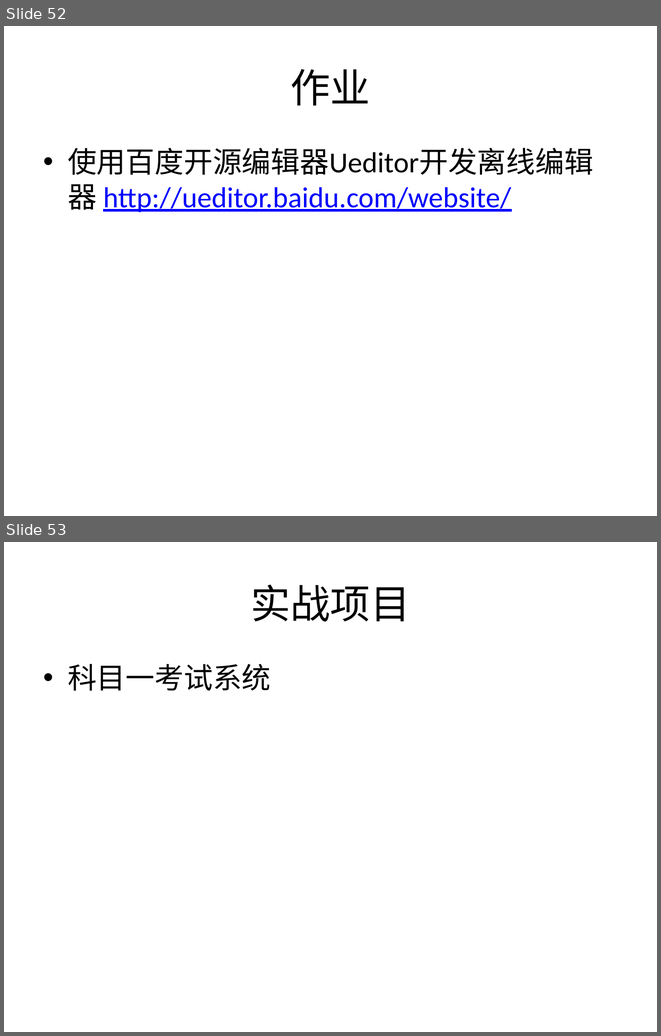
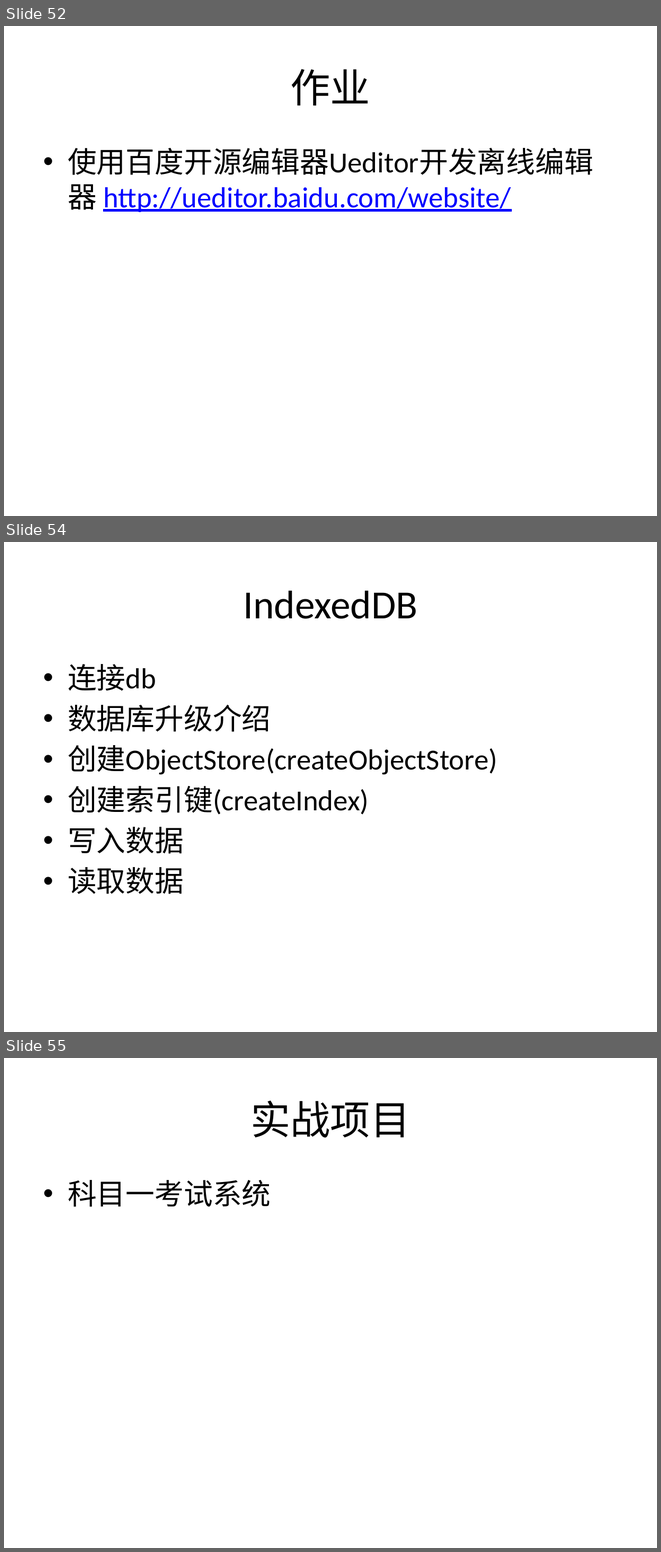
Before and after one commit to plter/HTML5Course20160612, a slide deck: Web前端教学记录.pptx. Shown one above the other, each under a label of ours: slides 52 and 53 before the commit, slides 52, 54 and 55 after it; the slides between them are not shown. The pictures are 661x1036 and 661x1552 pixels, drawn with LibreOffice and Linux fonts; fonts in the diff are those of the drawing. Boxes give left, top, right and bottom in pixels: in the first picture for what was removed or moved away, otherwise in the second. Text is boxed around its words. In the diff, an @@ line names an element or a change of style, - is before the commit and + after.

Commit message:
完整的数据库操作

```diff
--- a/Web前端教学记录.pptx
+++ b/Web前端教学记录.pptx
@@ slide 54 added at [4,542,657,1032], background #FFFFFF @@
@@ title added at [243,590,417,619], 44 pt, text #000000 @@
+IndexedDB
@@ text added at [68,664,497,894], 32 pt, text #000000 @@
+• 连接db
+• 数据库升级介绍
+• 创建ObjectStore(createObjectStore)
+• 创建索引键(createIndex)
+• 写入数据
+• 读取数据
@@ what was slide 53 is now slide 55 @@
```
Also in this commit, not shown: 1 other slide added, 3 other files.
